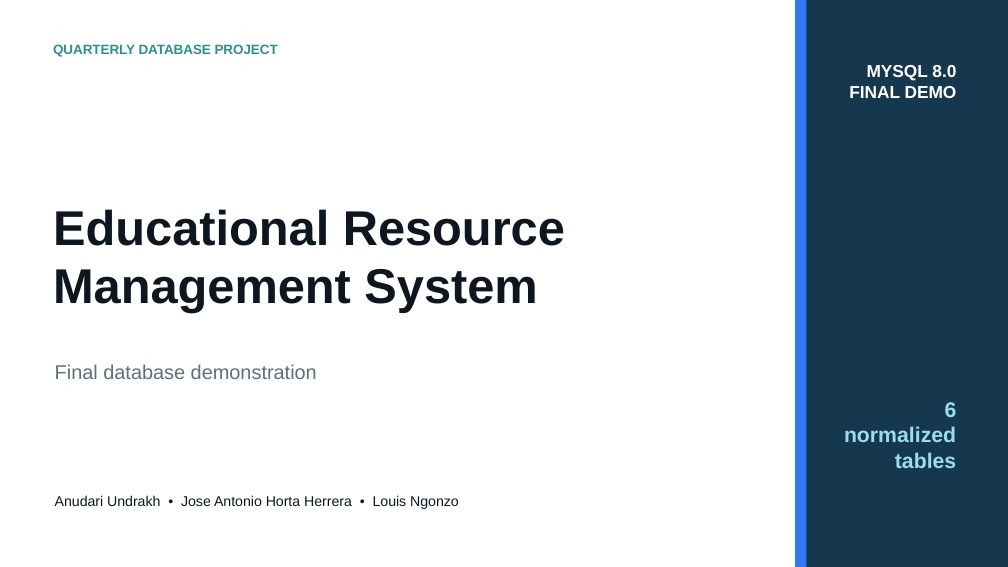
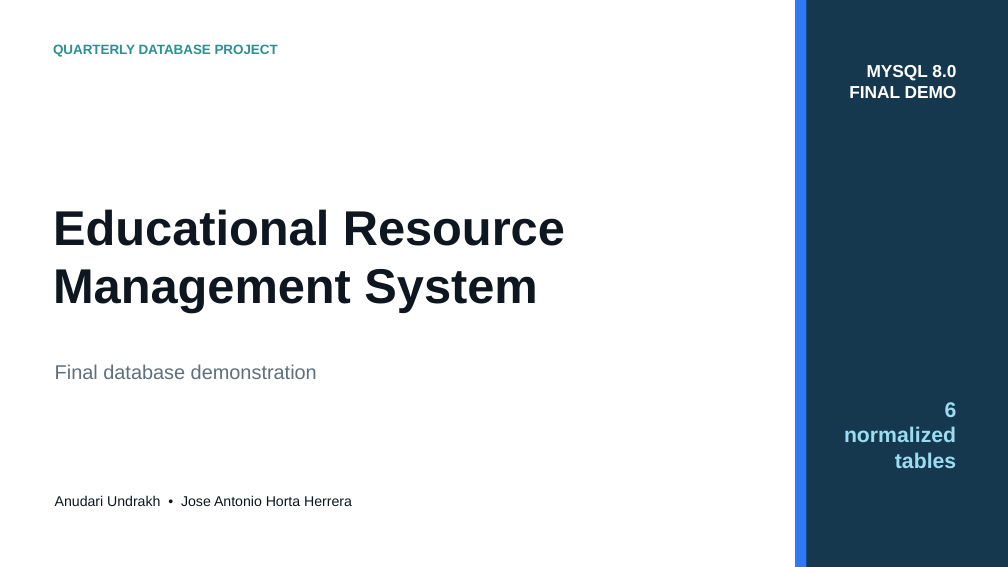
Before and after one commit to josehorta21/educational-resource-database-project, a slide deck: slide 1 of Database-Project/Educational_Resource_Final_Presentation.pptx. Drawn at 1008x567 pixels with LibreOffice and Linux fonts; fonts in the diff are those of the drawing. Boxes give left, top, right and bottom in pixels: in the first picture for what was removed or moved away, otherwise in the second. Text is boxed around its words. In the diff, an @@ line names an element or a change of style, - is before the commit and + after.

```diff
--- a/Database-Project/Educational_Resource_Final_Presentation.pptx
+++ b/Database-Project/Educational_Resource_Final_Presentation.pptx
@@ text at box(55, 495, 352, 506): text changed @@
-Anudari Undrakh • Jose Antonio Horta Herrera • Louis Ngonzo
+Anudari Undrakh • Jose Antonio Horta Herrera
```
Also in this commit, not shown: 2 other slides changed.
